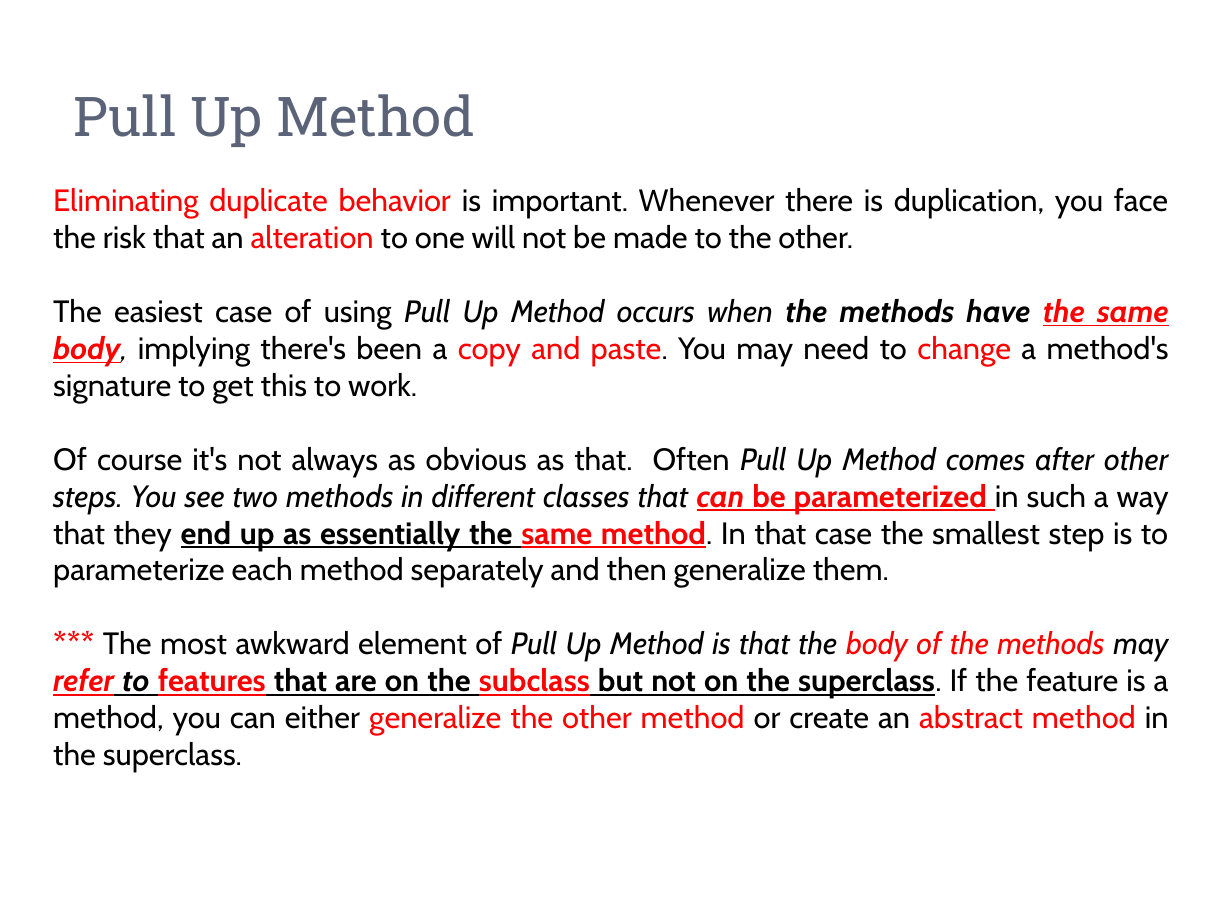
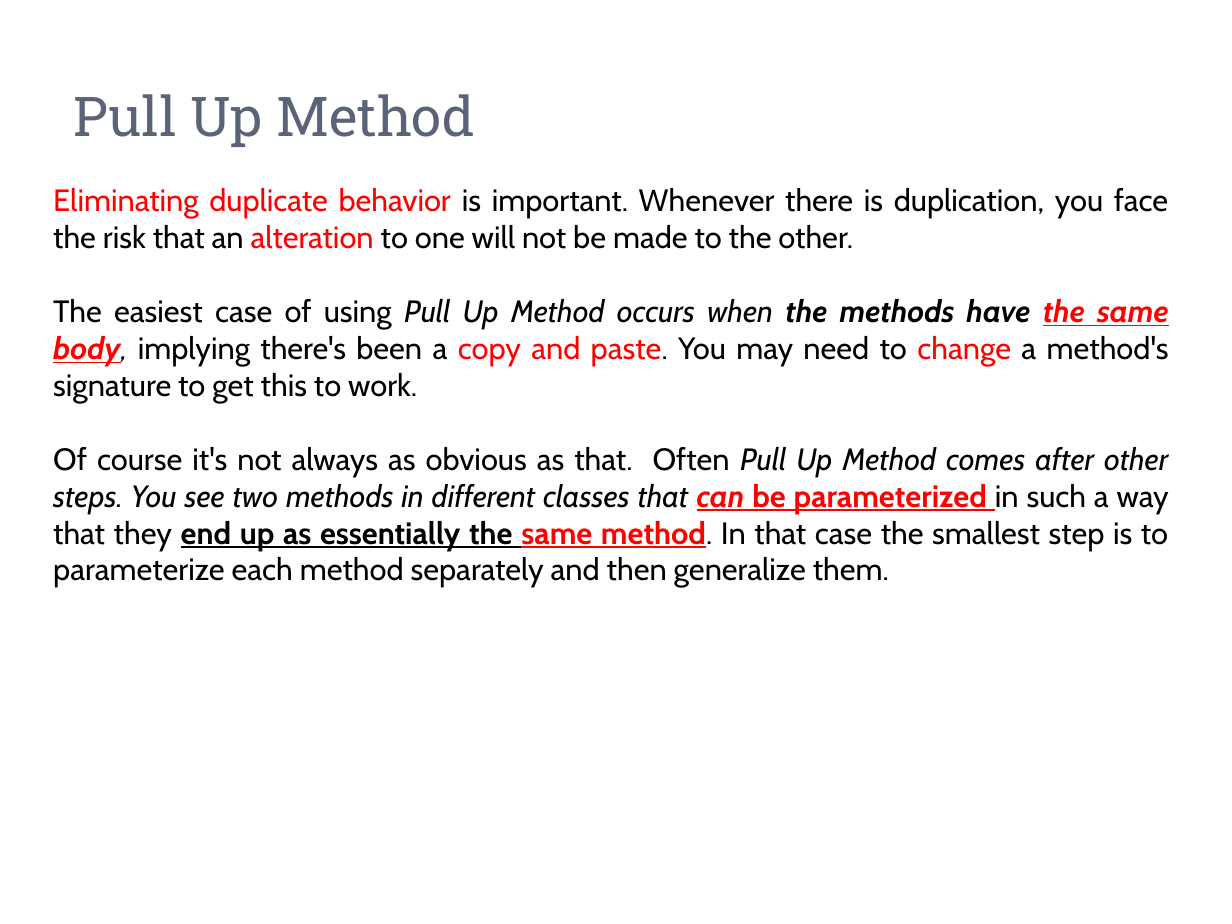
Before and after one commit to zarras/mye004-slides, a slide deck: slide 12 of 9-Duplication.pptx. Drawn at 1232x924 pixels with LibreOffice and Linux fonts; fonts in the diff are those of the drawing. Boxes give left, top, right and bottom in pixels: in the first picture for what was removed or moved away, otherwise in the second. Text is boxed around its words. In the diff, an @@ line names an element or a change of style, - is before the commit and + after.

```diff
--- a/9-Duplication.pptx
+++ b/9-Duplication.pptx
@@ text at (53, 631, 1169, 772): paragraph removed @@
-*** The most awkward element of Pull Up Method is that the body of the methods may refer to features that are on the subclass but not on the superclass. If the feature is a method, you can either generalize the other method or create an abstract method in the superclass.
```
Also in this commit, not shown: 1 other slide changed, 9 other files.
